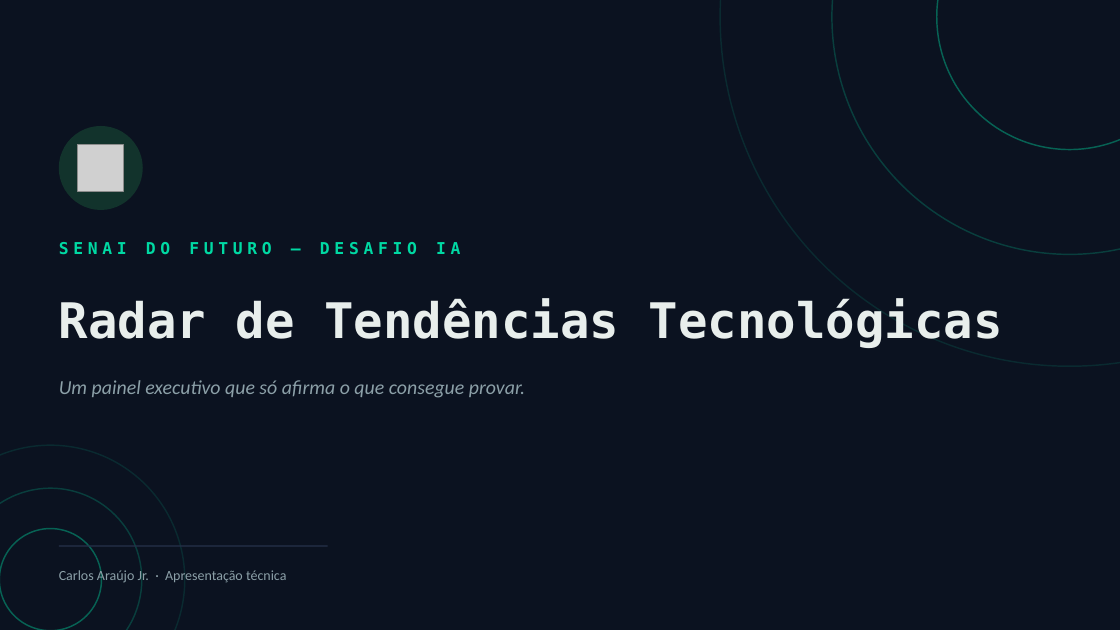
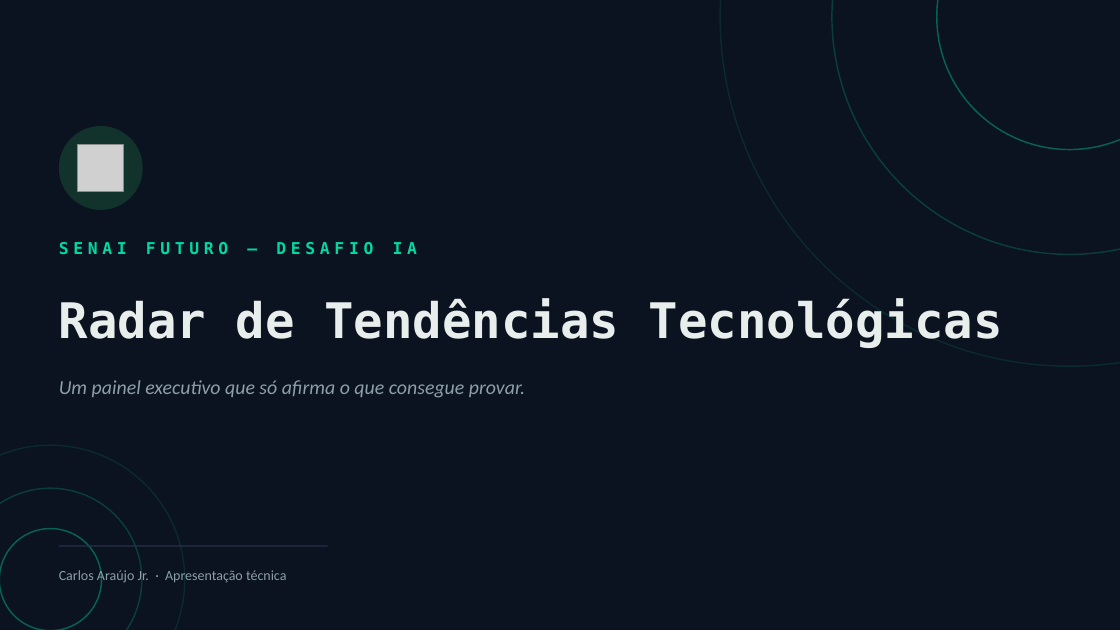
Before and after one commit to Carlosaaajr/radar-tendencias-tecnologicas, a slide deck: slide 1 of docs/apresentacao/radar-tendencias-apresentacao.pptx. Drawn at 1120x630 pixels with LibreOffice and Linux fonts; fonts in the diff are those of the drawing; grey boxes stand for pictures. Boxes give left, top, right and bottom in pixels: in the first picture for what was removed or moved away, otherwise in the second. Text is boxed around its words. In the diff, an @@ line names an element or a change of style, - is before the commit and + after.

```diff
--- a/docs/apresentacao/radar-tendencias-apresentacao.pptx
+++ b/docs/apresentacao/radar-tendencias-apresentacao.pptx
@@ text at (x1=59, y1=242, x2=417, y2=255): text changed @@
-SENAI DO FUTURO — DESAFIO IA
+SENAI FUTURO — DESAFIO IA
```
Also in this commit, not shown: 12 other slides changed, 1 slide added, 11 other files.
